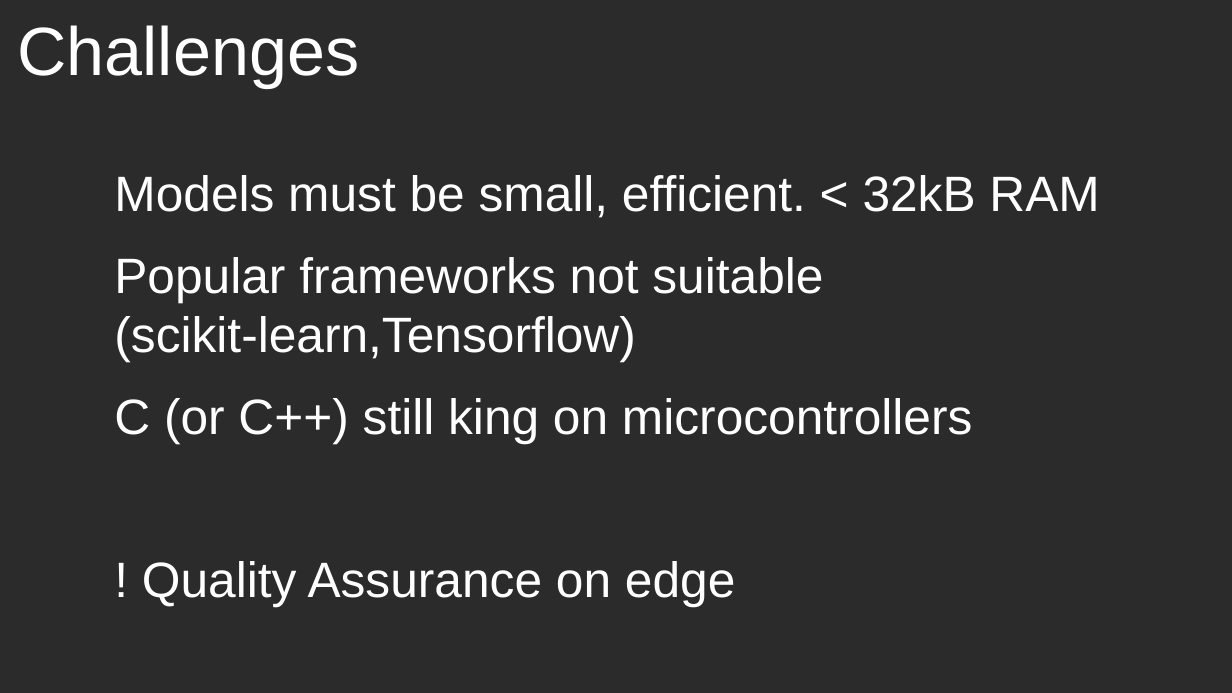
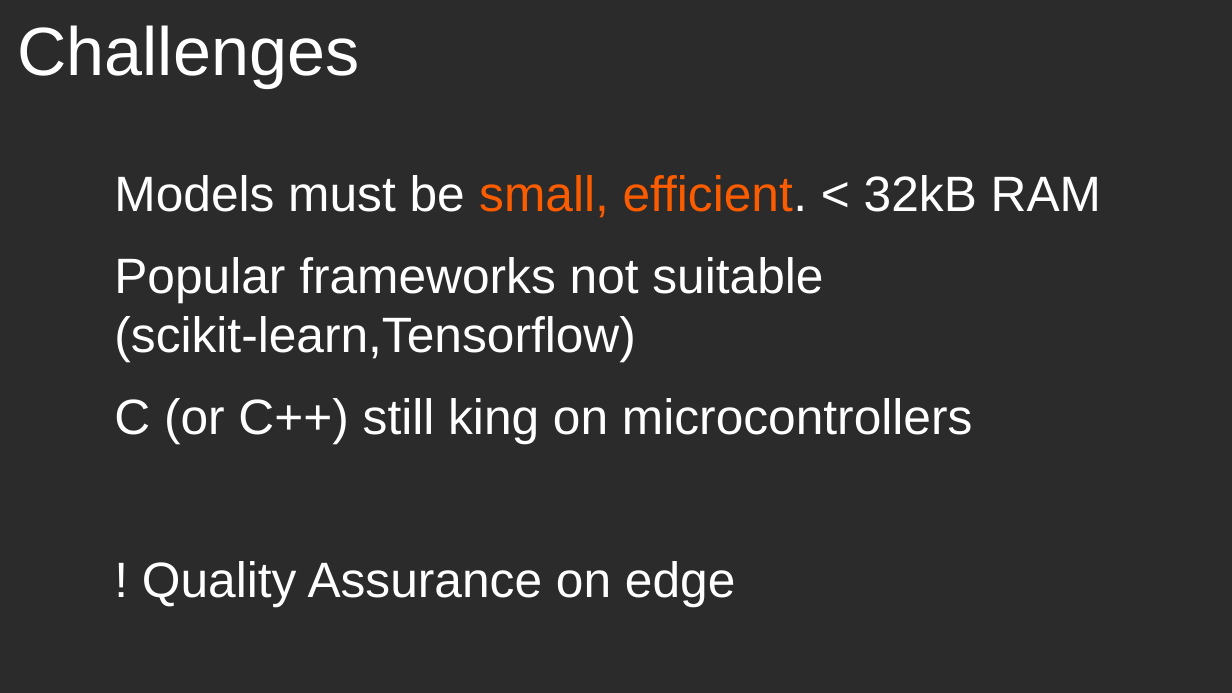
Before and after one commit to jonnor/embeddedml, a slide deck: slide 12 of doc/euroscipy2018/slides.odp. Drawn at 1232x693 pixels with LibreOffice and Linux fonts; fonts in the diff are those of the drawing; background and template pictures are left out; a plain dark background stands for a picture behind light text. Boxes give left, top, right and bottom in pixels: in the first picture for what was removed or moved away, otherwise in the second. Text is boxed around its words. In the diff, an @@ line names an element or a change of style, - is before the commit and + after.

```diff
--- a/doc/euroscipy2018/slides.odp
+++ b/doc/euroscipy2018/slides.odp
@@ text at (114,175,1101,218): text colour #FFFFFF to #FC5C00 in "small, efficient." @@
```
Also in this commit, not shown: 12 other slides changed, 1 slide added, 1 slide removed, 3 other files.
